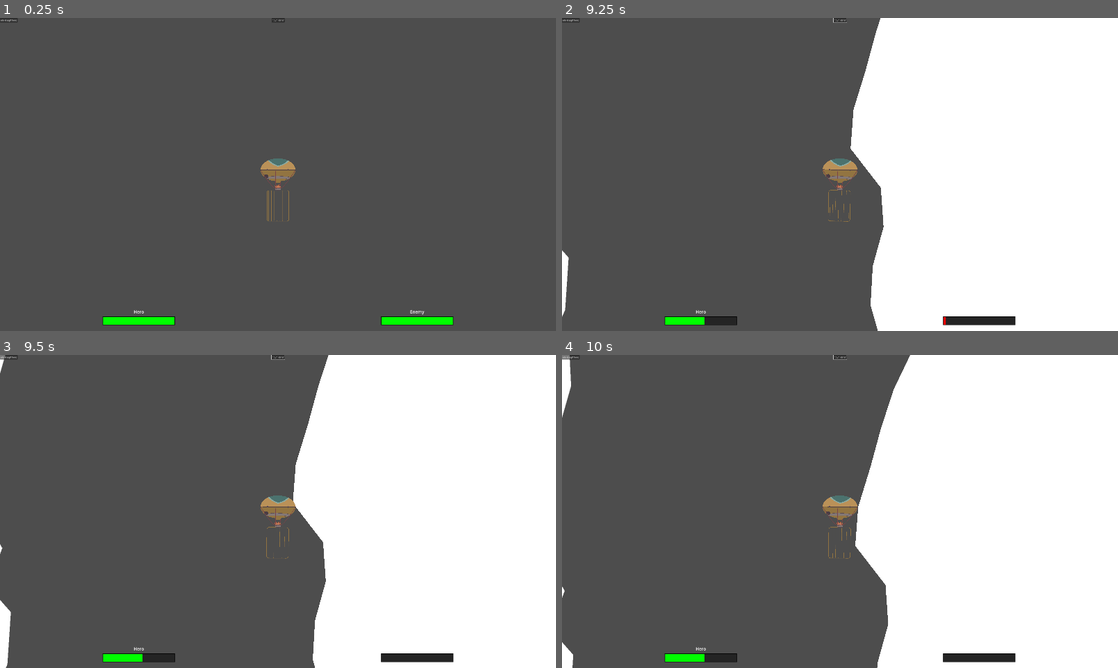
Above: before the commit, frames 1-4 (two rows, left to right).
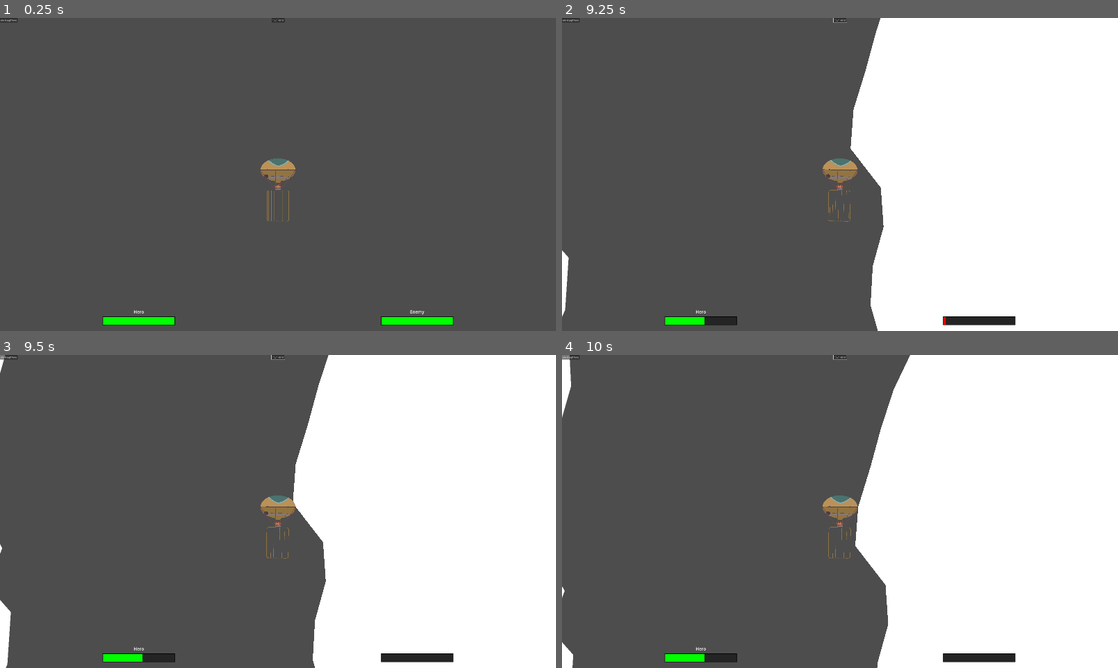
Above: after the commit, the same moments.

Repository: panorb/ludum-dare-53
Game: Godot game, scene res://world.tscn
Two runs of this game, one before a commit and one after it. Both use one fixed random seed, a clock stepped at 60 frames per second and the inputs below. The engine's default icon, where the game draws it, is replaced by a stand-in: a white triangle on a blue panel in a dark square.
Inputs (mouse positions are in pixels of both pictures, inside the frame that each line leads up to):
- Up to frame 1 (0.25 s): no input
- Up to frame 2 (9.25 s): click "ein knopf hero" at 0.5 s; click "novh einer" at 1.25 s; click "ein knopf hero" at 2 s; click "novh einer" at 2.75 s; click "ein knopf hero" at 3.5 s; click "novh einer" at 4.25 s; tap Enter (ui_accept) at 5, 5.27, 6.02, 7.52, 8.27, 9.02 s; move the mouse to (812, 237) at 5.02 s; press the mouse at (812, 237) at 5.03 s; move the mouse to (1006, 221) at 5.77 s; release the mouse at (1006, 221) at 5.78 s; click (1006, 221) at 5.85 s; move the mouse to (673, 127) at 6.52 s; press the mouse at (673, 127) at 6.53 s; move the mouse to (867, 174) at 7.27 s; release the mouse at (867, 174) at 7.28 s; click (867, 174) at 7.35 s; move the mouse to (756, 96) at 8.02 s; press the mouse at (756, 96) at 8.03 s; move the mouse to (962, 158) at 8.77 s; release the mouse at (962, 158) at 8.78 s; click (962, 158) at 8.85 s
- Up to frame 3 (9.5 s): no input
- Up to frame 4 (10 s): move the mouse to (728, 527) at 9.52 s; press the mouse at (728, 527) at 9.53 s

Frames 1-2 are identical in both runs. In frame 3, less than 0.1% of the frame differs, in the area x 0-59%, y 1-100%; in frame 4, less than 0.1%.

Commit message:
Small changes.

Diff:
--- a/godot/game/balloon/balloon.gd
+++ b/godot/game/balloon/balloon.gd
@@ -64,13 +64,10 @@
 func _physics_process(_delta) -> void:
 	var wind_speed = get_wind_speed()
 	var current_velocity = move_and_collide(velocity * _delta)
-	if current_velocity:
-		velocity = velocity.bounce(current_velocity.get_normal())
 
 	adjust_rotation()
 	adjust_velocity(wind_speed)
 	move_and_slide()
-	#reset_outside_position()
 
 
 func _process(delta: float) -> void:
